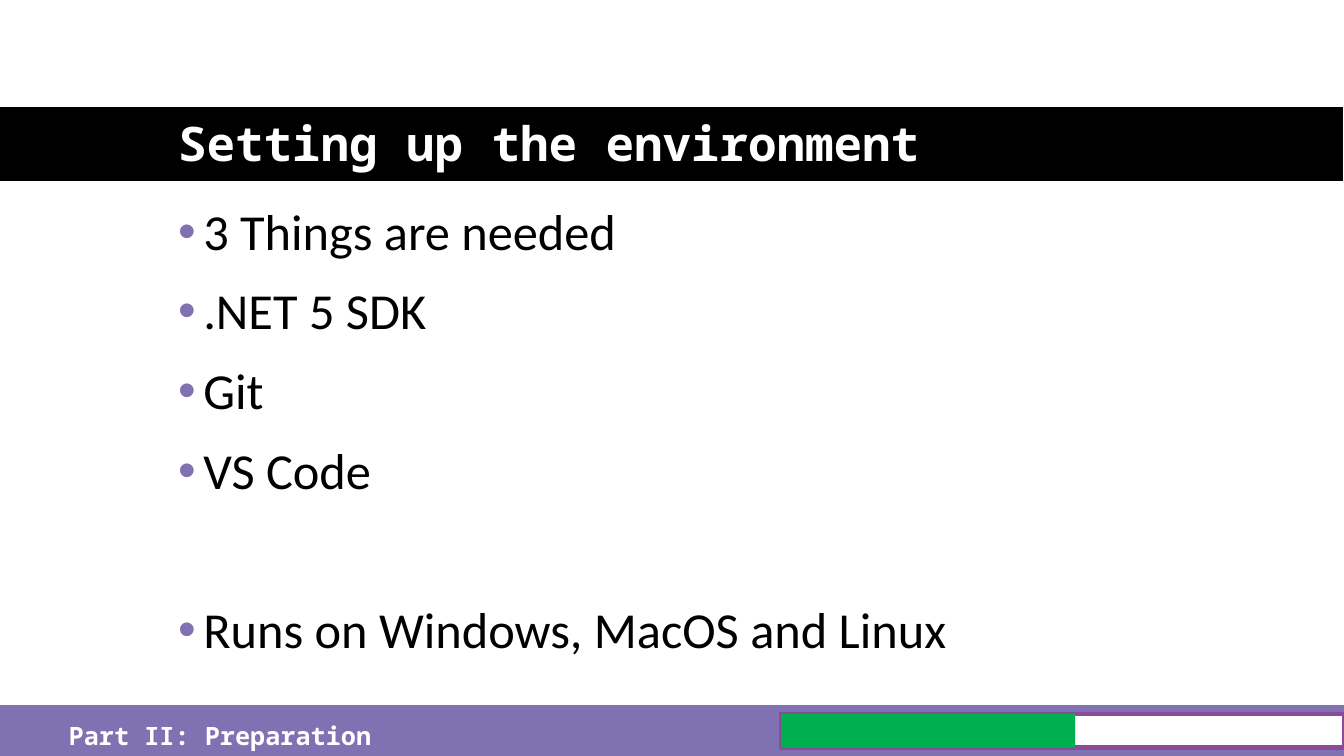
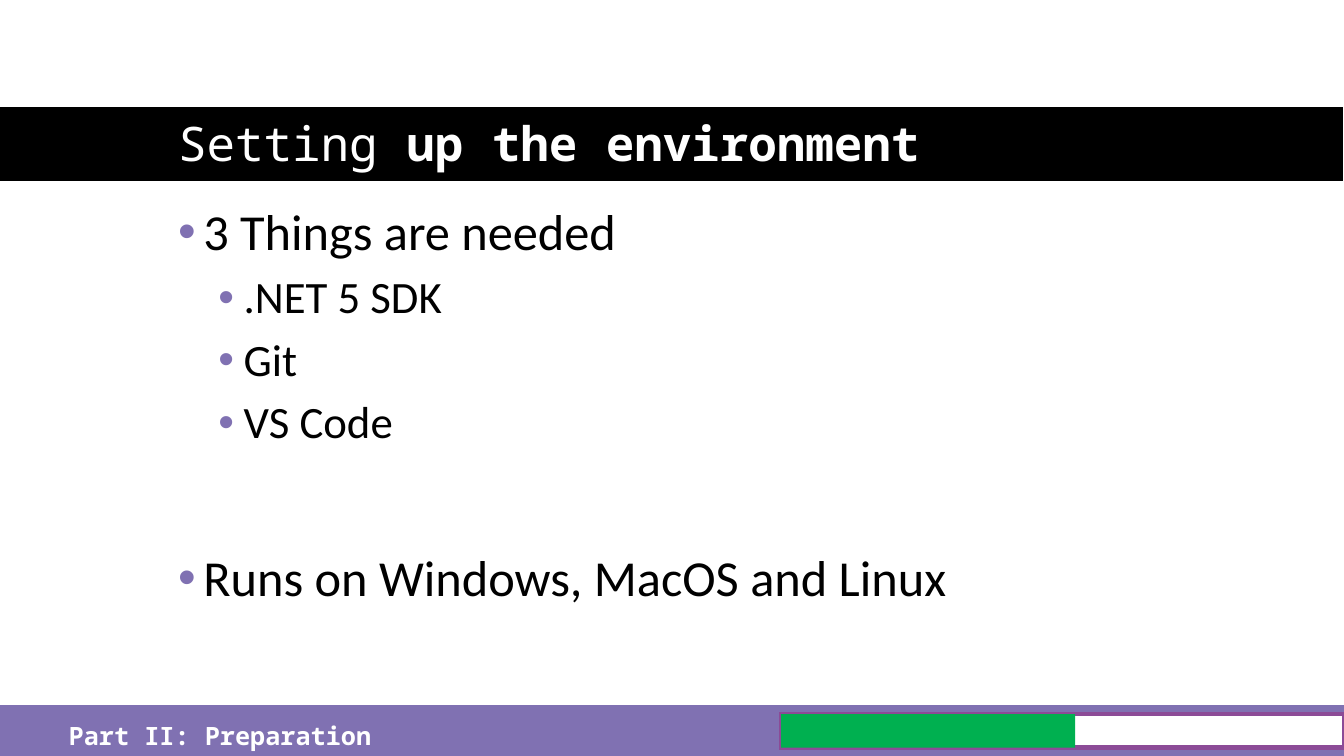
Before and after one commit to just-the-benno/BlazQ, a slide deck: slide 20 of episode1/media/slides-episode-1.pptx. Drawn at 1344x756 pixels with LibreOffice and Linux fonts; fonts in the diff are those of the drawing; background and template pictures are left out. Boxes give left, top, right and bottom in pixels: in the first picture for what was removed or moved away, otherwise in the second. Text is boxed around its words. In the diff, an @@ line names an element or a change of style, - is before the commit and + after.

```diff
--- a/episode1/media/slides-episode-1.pptx
+++ b/episode1/media/slides-episode-1.pptx
@@ title "Setting up the environment" at (x1=178, y1=124, x2=920, y2=173): bold off in "Setting" @@
@@ text at (x1=244, y1=284, x2=441, y2=439): size 36 to 32 pt in ".NET 5 SDK", "Git", "VS Code"; list level 1 to 2 in ".NET 5 SDK"; list level 1 to 2 in "Git"; list level 1 to 2 in "VS Code" @@
```
Also in this commit, not shown: 19 other slides changed, 2 other files.
